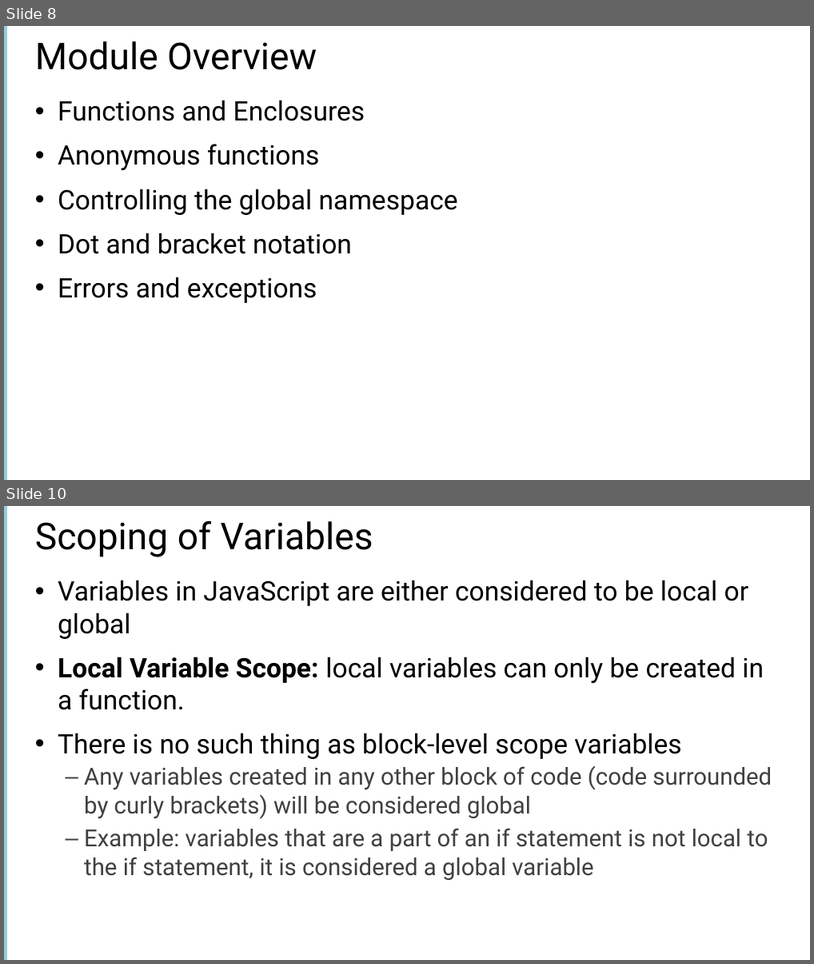
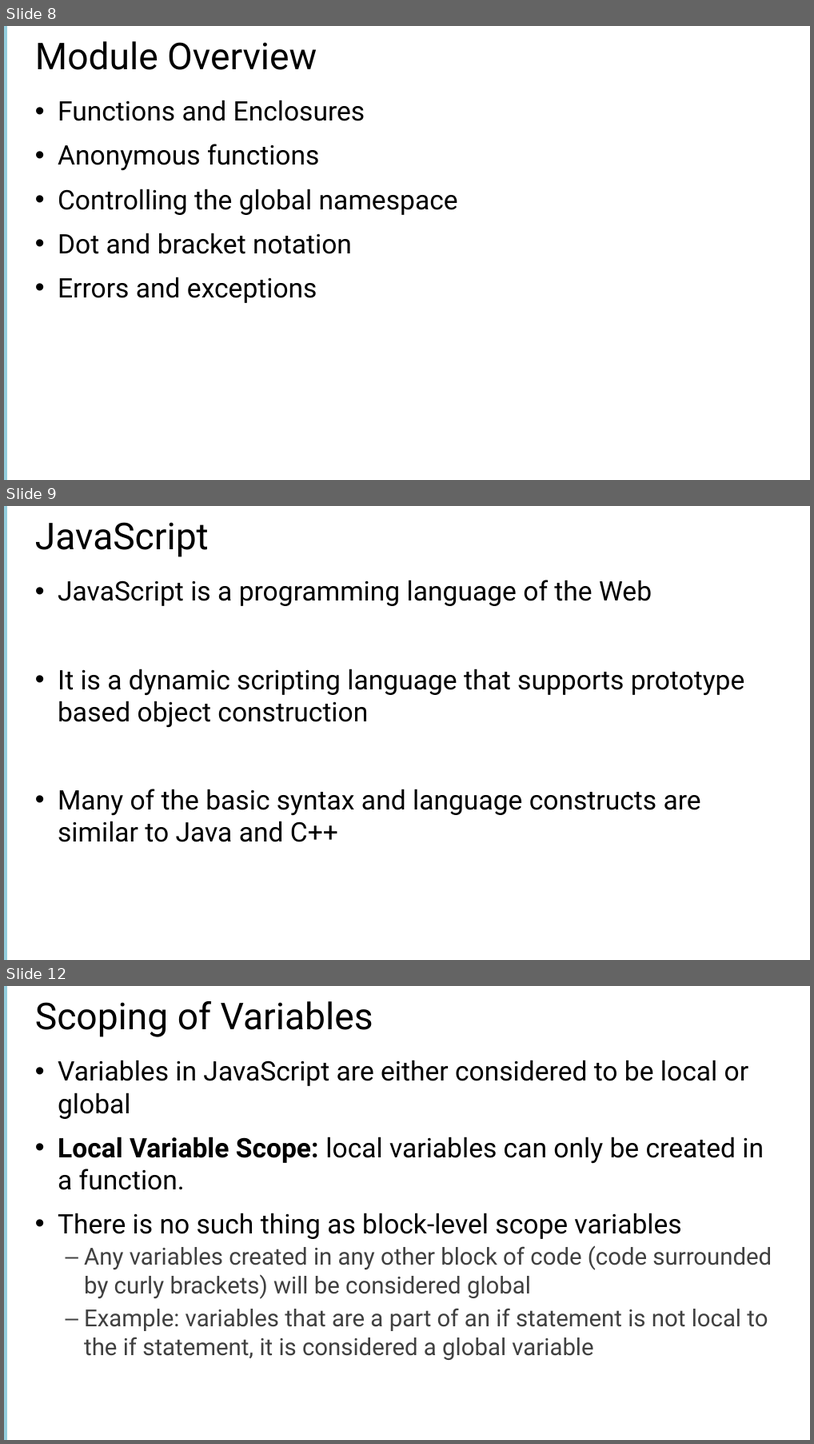
Before and after one commit to Amart85/JavaScript-Experienced-Developers, a slide deck: Slides/Module 1 -Getting Started With JavaScript.pptx. Shown one above the other, each under a label of ours: slides 8 and 10 before the commit, slides 8, 9 and 12 after it; the slides between them are not shown. The pictures are 814x964 and 814x1444 pixels, drawn with LibreOffice and Linux fonts; fonts in the diff are those of the drawing. Boxes give left, top, right and bottom in pixels: in the first picture for what was removed or moved away, otherwise in the second. Text is boxed around its words. In the diff, an @@ line names an element or a change of style, - is before the commit and + after.

```diff
--- a/Slides/Module 1 -Getting Started With JavaScript.pptx
+++ b/Slides/Module 1 -Getting Started With JavaScript.pptx
@@ slide 9 added at <box>4,506,810,960</box>, background #FFFFFF; not listed: 1 template element that a slide beside it also shows @@
@@ title added at <box>35,522,209,557</box>, 44 pt, text #000000 @@
+JavaScript
@@ text added at <box>58,580,745,842</box>, 32 pt, text #000000 @@
+• JavaScript is a programming language of the Web
+• It is a dynamic scripting language that supports prototype based object construction
+• Many of the basic syntax and language constructs are similar to Java and C++
@@ what was slide 10 is now slide 12 @@
```
Also in this commit, not shown: 1 slide changed, 4 other slides added, 1 slide removed, 4 other files.
